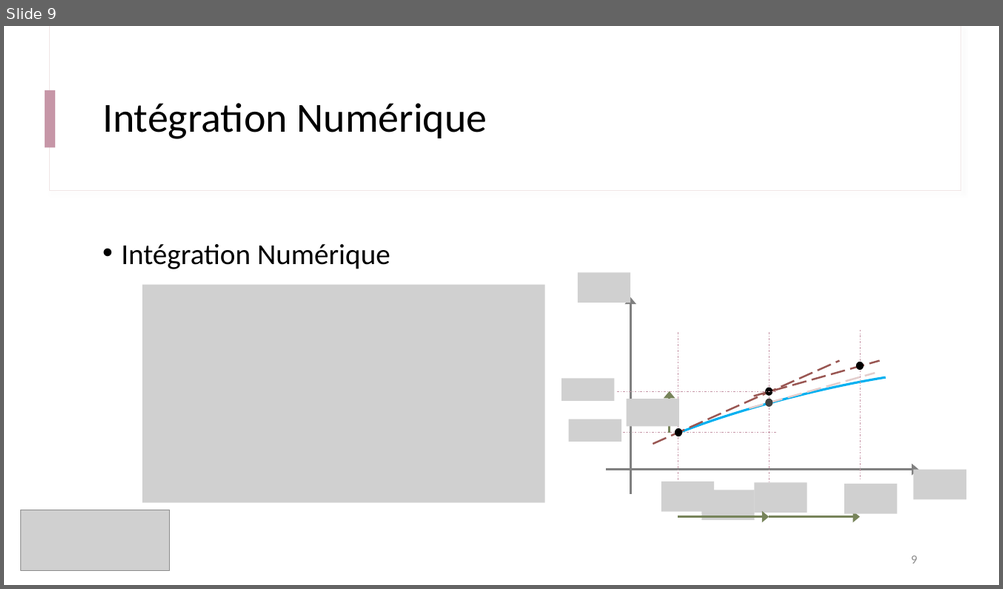
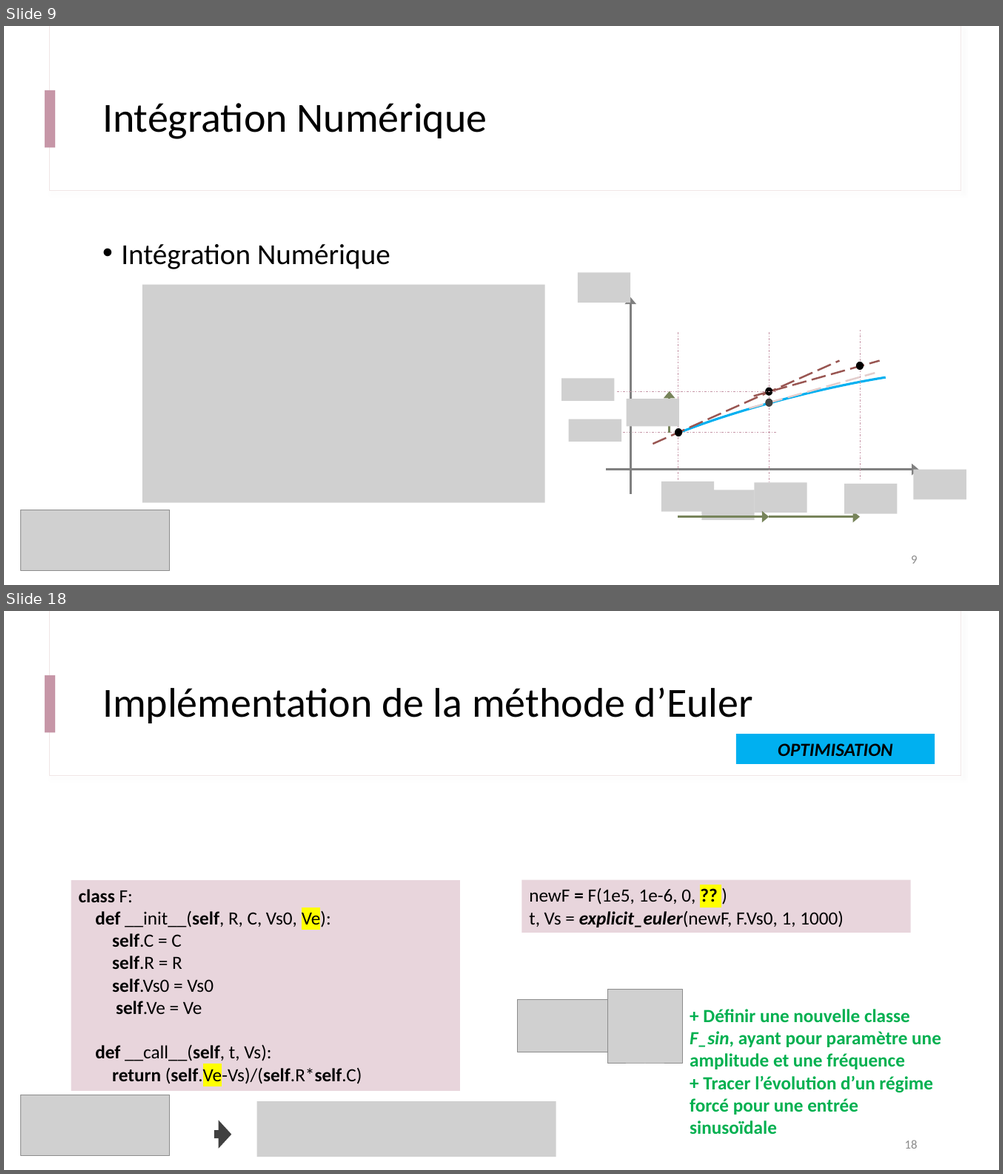
Before and after one commit to IOGS-Digital-Methods/semester-5, a slide deck: s5_outils_numeriques/b1_outils_numeriques/seance2_equation_diff/B1_4_b_Approche_Euler.pptx. Shown one above the other, each under a label of ours: slide 9 before the commit, slides 9 and 18 after it; the slides between them are not shown. The pictures are 1003x589 and 1003x1174 pixels, drawn with LibreOffice and Linux fonts; fonts in the diff are those of the drawing; grey boxes stand for pictures. Boxes give left, top, right and bottom in pixels: in the first picture for what was removed or moved away, otherwise in the second. Text is boxed around its words. In the diff, an @@ line names an element or a change of style, - is before the commit and + after.

Commit message:
Updating Euler Method (part 1)

```diff
--- a/s5_outils_numeriques/b1_outils_numeriques/seance2_equation_diff/B1_4_b_Approche_Euler.pptx
+++ b/s5_outils_numeriques/b1_outils_numeriques/seance2_equation_diff/B1_4_b_Approche_Euler.pptx
@@ slide 18 added at (4, 611, 999, 1170), background #FFFFFF; not listed: 3 template elements that a slide beside it also shows @@
@@ title added at (102, 687, 753, 723), 40 pt, text #000000 @@
+Implémentation de la méthode d’Euler
@@ rectangle added at (736, 734, 934, 764), fill #00B0F0, 18 pt, text #000000, bold, italic @@
+OPTIMISATION
@@ rectangle added at (71, 880, 460, 1091), fill #E8D5DC, 18 pt, text #000000 @@
+class F:
+def __init__(self, R, C, Vs0, Ve):
+self.C = C
+self.R = R
+self.Vs0 = Vs0
+self.Ve = Ve
+def __call__(self, t, Vs):
+return (self.Ve-Vs)/(self.R*self.C)
@@ rectangle added at (522, 880, 910, 934), fill #E8D5DC, 18 pt, text #000000 @@
+newF = F(1e5, 1e-6, 0, ?? )
+t, Vs = explicit_euler(newF, F.Vs0, 1, 1000)
@@ picture added at (518, 1000, 623, 1054) @@
@@ picture added at (608, 989, 683, 1064) @@
@@ text added at (689, 1009, 941, 1135), 18 pt, text #00B050, bold @@
++ Définir une nouvelle classe F_sin, ayant pour paramètre une amplitude et une fréquence
++ Tracer l’évolution d’un régime forcé pour une entrée sinusoïdale
@@ picture added at (20, 1095, 170, 1156) @@
@@ right arrow added at (214, 1121, 232, 1149), fill #404040 @@
@@ picture added at (257, 1102, 556, 1157) @@
@@ page number added at (905, 1140, 917, 1149), 12 pt, text #8C8C8C @@
+18
```
Also in this commit, not shown: 3 slides changed, 9 other slides added, 2 slides removed, 1 other file.
